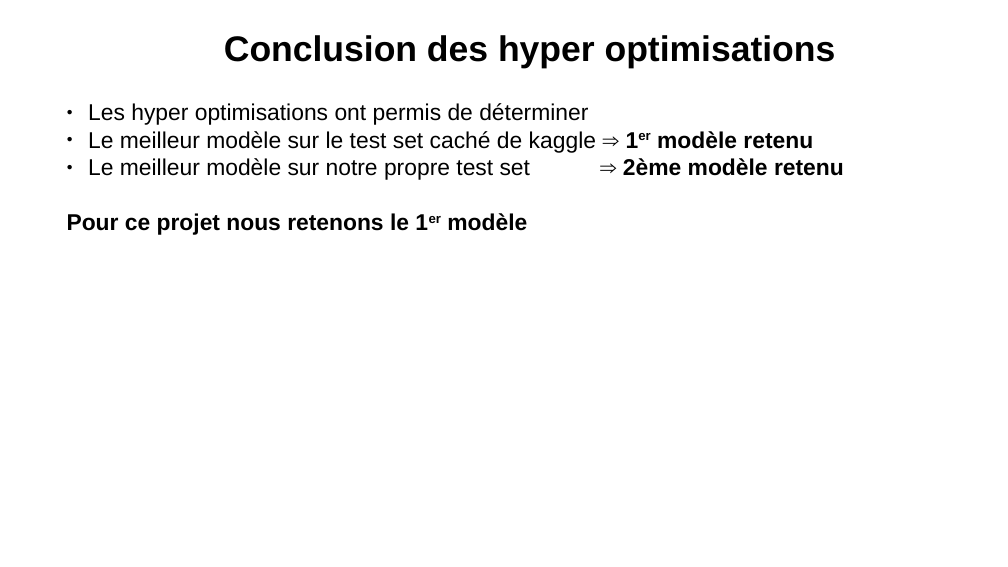
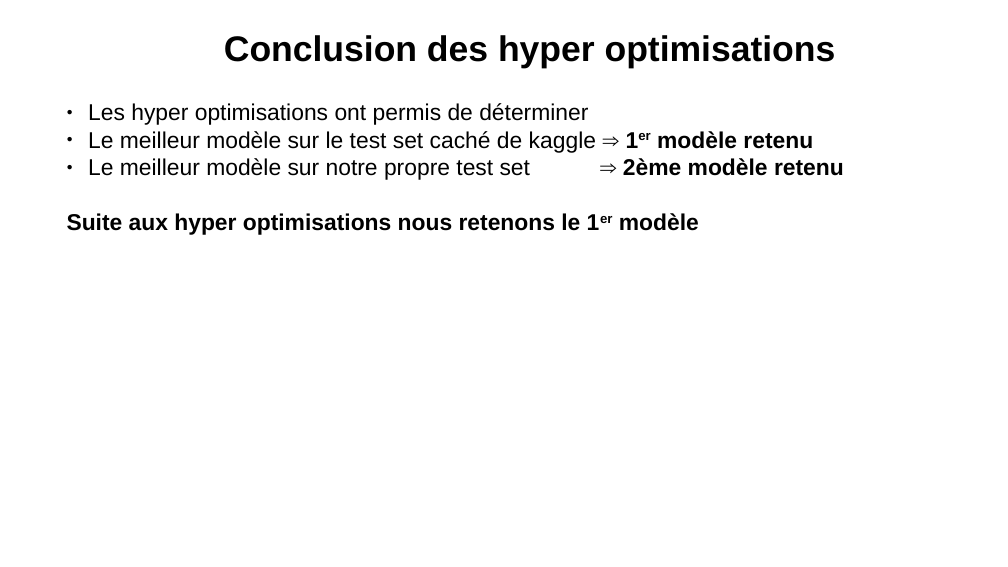
Before and after one commit to Severac/openclassrooms, a slide deck: slide 45 of PJ9/Presentation/PJ9_Presentation.odp (slide 44 before the commit). Drawn at 1008x567 pixels with LibreOffice and Linux fonts; fonts in the diff are those of the drawing. Boxes give left, top, right and bottom in pixels: in the first picture for what was removed or moved away, otherwise in the second. Text is boxed around its words. In the diff, an @@ line names an element or a change of style, - is before the commit and + after.

```diff
--- a/PJ9/Presentation/PJ9_Presentation.odp
+++ b/PJ9/Presentation/PJ9_Presentation.odp
@@ text at [67, 213, 699, 235]: text changed @@
-Pour ce projet nous retenons le 1er modèle
+Suite aux hyper optimisations nous retenons le 1er modèle
```
Also in this commit, not shown: 6 other slides changed, 4 slides added, 2 other files.
